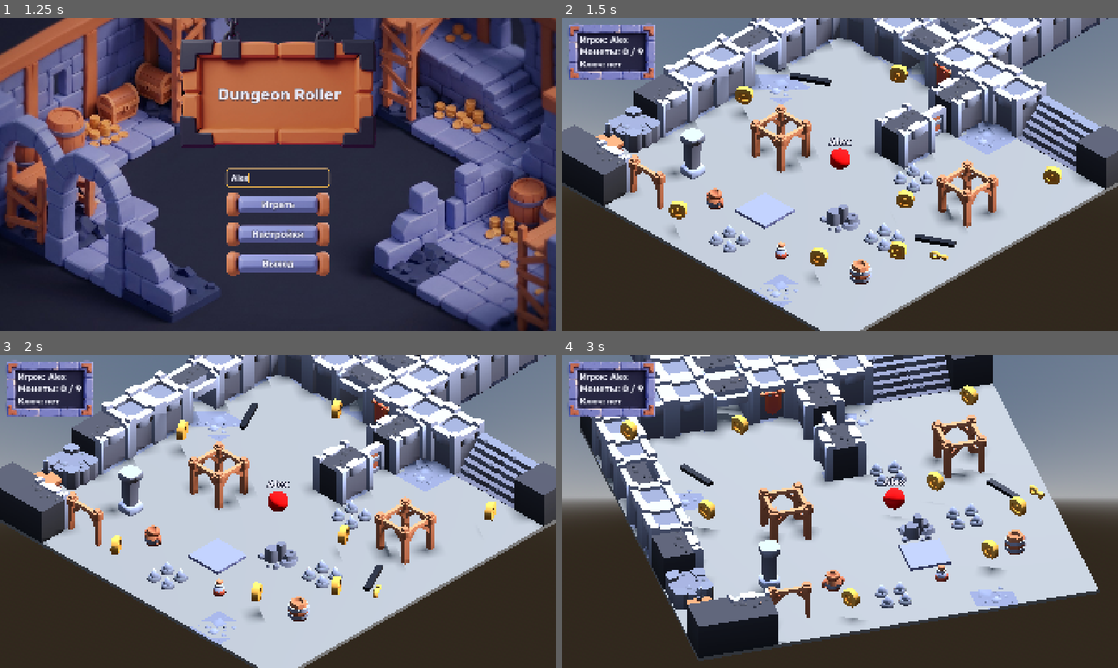
Above: before the commit, frames 1-4 (two rows, left to right).
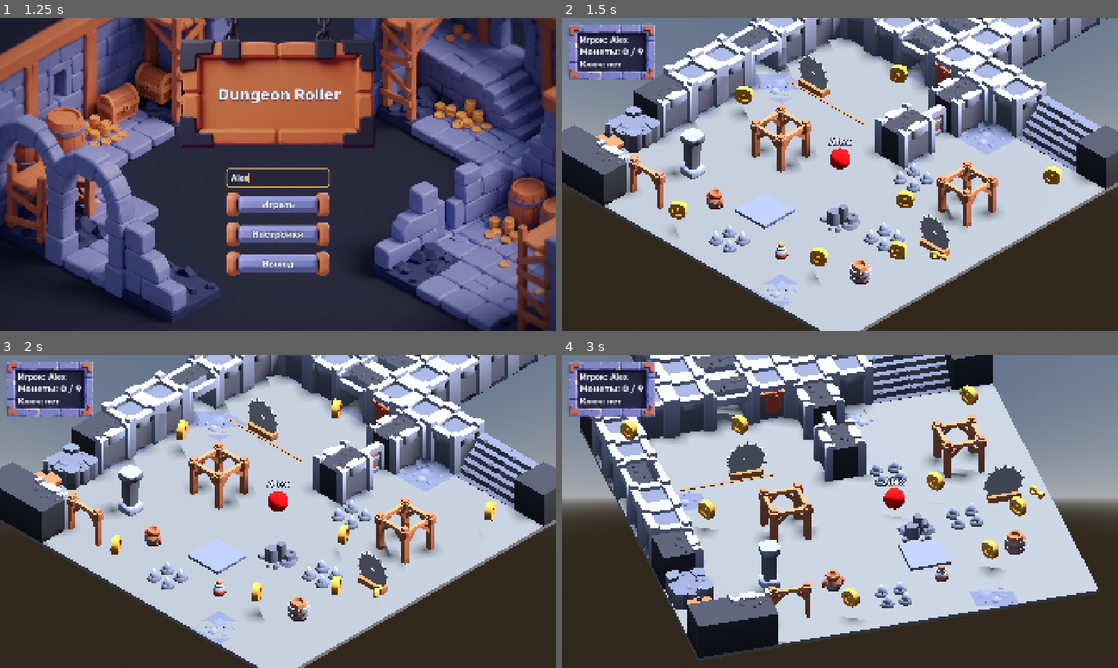
Above: after the commit, the same moments.

Repository: farikgg/godot_assignment
Game: Godot game, scene res://scenes/main_menu.tscn
Same seed, same stepped clock (60 frames per second), same inputs: the game is played once before the commit and once after it.
Inputs (mouse positions are in pixels of both pictures, inside the frame that each line leads up to):
- Up to frame 1 (1.25 s): click (278, 177) at 0.52 s; type "Alex" at 0.6 s
- Up to frame 2 (1.5 s): click "Играть" at 1.25 s
- Up to frame 3 (2 s): no input
- Up to frame 4 (3 s): hold D (move_right) 2.03-2.78 s; hold Left (camera_left) 2.03-2.78 s; tap Space (jump) at 2.27 s; hold S (move_back) from 2.78 s (still down); tap Right (camera_right) at 2.85 s

Frame 1 is identical in both runs. In frame 2, 1.2% of the frame differs, in the area x 37-71%, y 9-76%; in frame 3, 1.1%; in frame 4, 1.5%, in the area x 21-84%, y 27-48%.

Commit message:
Replace blade traps with circular saws
saw_trap.tscn: Node3D -> AnimatableBody3D Body (group "enemy",
sync_to_physics) with a 0.9 m disc on the Z axis, 14 prism teeth, hub and
a terracotta base; CylinderShape3D r 0.9 h 0.2 at y 0.9. spin clip turns
Body/Blade (visual only, the collision is round) 0 -> 360 deg in 1 s.
saw_trap_patrol.tscn adds a rail and a 4 s patrol clip: Body x 0 -> 3 -> 0
and 4 turns of the blade. Saw replaces Blade1, SawPatrol replaces Blade2
on the same transforms; blade_trap.tscn removed.

Co-Authored-By: Claude Opus 5.5 <noreply@anthropic.com>

Diff:
--- a/scenes/map.tscn
+++ b/scenes/map.tscn
@@ -25,7 +25,8 @@
 [ext_resource type="PackedScene" uid="uid://b5o03p63xwhhs" path="res://scenes/props/wood-support.tscn" id="d_wood_support"]
 [ext_resource type="PackedScene" path="res://scenes/props/swing_door.tscn" id="g_door"]
 [ext_resource type="PackedScene" path="res://scenes/props/enemy.tscn" id="g_enemy"]
-[ext_resource type="PackedScene" path="res://scenes/props/blade_trap.tscn" id="j_blade"]
+[ext_resource type="PackedScene" path="res://scenes/props/saw_trap.tscn" id="j_saw"]
+[ext_resource type="PackedScene" path="res://scenes/props/saw_trap_patrol.tscn" id="j_saw_patrol"]
 [ext_resource type="PackedScene" path="res://scenes/props/moving_platform.tscn" id="k_platform"]
 [ext_resource type="PackedScene" path="res://scenes/props/exit.tscn" id="g_exit"]
 [ext_resource type="PackedScene" path="res://scenes/props/key_pickup.tscn" id="l_key"]
@@ -225,10 +226,10 @@
 [node name="Enemy2" parent="Enemies" unique_id=1188465023 instance=ExtResource("g_enemy")]
 transform = Transform3D(1, 0, 0, 0, 1, 0, 0, 0, 1, 5.5, 0.1, 2.5)
 
-[node name="Blade1" parent="Enemies" unique_id=1584203317 instance=ExtResource("j_blade")]
+[node name="Saw" parent="Enemies" unique_id=1584203317 instance=ExtResource("j_saw")]
 transform = Transform3D(1, 0, 0, 0, 1, 0, 0, 0, 1, 7.78, 0.1, 1.33)
 
-[node name="Blade2" parent="Enemies" unique_id=1093368241 instance=ExtResource("j_blade")]
+[node name="SawPatrol" parent="Enemies" unique_id=1093368241 instance=ExtResource("j_saw_patrol")]
 transform = Transform3D(1, 0, 0, 0, 1, 0, 0, 0, 1, -6, 0.1, -4)
 
 [node name="MovingPlatform" parent="." unique_id=1418829764 instance=ExtResource("k_platform")]
--- a/scenes/props/blade_trap.tscn
+++ /dev/null
@@ -1,50 +0,0 @@
-[gd_scene format=3]
-
-[sub_resource type="BoxShape3D" id="BoxShape3D_blade"]
-size = Vector3(2, 0.2, 0.3)
-
-[sub_resource type="StandardMaterial3D" id="StandardMaterial3D_metal"]
-albedo_color = Color(0.24, 0.25, 0.29, 1)
-metallic = 0.85
-roughness = 0.35
-
-[sub_resource type="BoxMesh" id="BoxMesh_blade"]
-material = SubResource("StandardMaterial3D_metal")
-size = Vector3(2, 0.2, 0.3)
-
-[sub_resource type="Animation" id="Animation_spin"]
-resource_name = "spin"
-length = 2.0
-loop_mode = 1
-tracks/0/type = "value"
-tracks/0/imported = false
-tracks/0/enabled = true
-tracks/0/path = NodePath(".:rotation_degrees:y")
-tracks/0/interp = 1
-tracks/0/loop_wrap = true
-tracks/0/keys = {
-"times": PackedFloat32Array(0, 2),
-"transitions": PackedFloat32Array(1, 1),
-"update": 0,
-"values": [0.0, 360.0]
-}
-
-[sub_resource type="AnimationLibrary" id="AnimationLibrary_blade"]
-_data = {
-&"spin": SubResource("Animation_spin")
-}
-
-[node name="BladeTrap" type="AnimatableBody3D" groups=["enemy"]]
-
-[node name="CollisionShape3D" type="CollisionShape3D" parent="."]
-transform = Transform3D(1, 0, 0, 0, 1, 0, 0, 0, 1, 0, 0.5, 0)
-shape = SubResource("BoxShape3D_blade")
-
-[node name="MeshInstance3D" type="MeshInstance3D" parent="."]
-transform = Transform3D(1, 0, 0, 0, 1, 0, 0, 0, 1, 0, 0.5, 0)
-mesh = SubResource("BoxMesh_blade")
-
-[node name="AnimationPlayer" type="AnimationPlayer" parent="."]
-callback_mode_process = 0
-libraries/ = SubResource("AnimationLibrary_blade")
-autoplay = &"spin"
--- /dev/null
+++ b/scenes/props/saw_trap.tscn
@@ -0,0 +1,141 @@
+[gd_scene format=3]
+
+[sub_resource type="CylinderShape3D" id="CylinderShape3D_saw"]
+height = 0.2
+radius = 0.9
+
+[sub_resource type="StandardMaterial3D" id="StandardMaterial3D_metal"]
+albedo_color = Color(0.82, 0.83, 0.88, 1)
+metallic = 0.45
+roughness = 0.35
+
+[sub_resource type="StandardMaterial3D" id="StandardMaterial3D_wood"]
+albedo_color = Color(0.85098, 0.517647, 0.313726, 1)
+roughness = 0.85
+
+[sub_resource type="CylinderMesh" id="CylinderMesh_disc"]
+material = SubResource("StandardMaterial3D_metal")
+top_radius = 0.9
+bottom_radius = 0.9
+height = 0.08
+radial_segments = 48
+
+[sub_resource type="CylinderMesh" id="CylinderMesh_hub"]
+material = SubResource("StandardMaterial3D_metal")
+top_radius = 0.15
+bottom_radius = 0.15
+height = 0.2
+
+[sub_resource type="PrismMesh" id="PrismMesh_tooth"]
+material = SubResource("StandardMaterial3D_metal")
+size = Vector3(0.18, 0.16, 0.08)
+
+[sub_resource type="BoxMesh" id="BoxMesh_base"]
+material = SubResource("StandardMaterial3D_wood")
+size = Vector3(1.6, 0.3, 0.5)
+
+[sub_resource type="Animation" id="Animation_spin"]
+resource_name = "spin"
+length = 1.0
+loop_mode = 1
+tracks/0/type = "value"
+tracks/0/imported = false
+tracks/0/enabled = true
+tracks/0/path = NodePath("Body/Blade:rotation_degrees:z")
+tracks/0/interp = 1
+tracks/0/loop_wrap = true
+tracks/0/keys = {
+"times": PackedFloat32Array(0, 1),
+"transitions": PackedFloat32Array(1, 1),
+"update": 0,
+"values": [0.0, 360.0]
+}
+
+[sub_resource type="AnimationLibrary" id="AnimationLibrary_saw"]
+_data = {
+&"spin": SubResource("Animation_spin")
+}
+
+[node name="SawTrap" type="Node3D"]
+
+[node name="Body" type="AnimatableBody3D" parent="." groups=["enemy"]]
+
+[node name="CollisionShape3D" type="CollisionShape3D" parent="Body"]
+transform = Transform3D(1, 0, 0, 0, 0, -1, 0, 1, 0, 0, 0.9, 0)
+shape = SubResource("CylinderShape3D_saw")
+
+[node name="Base" type="MeshInstance3D" parent="Body"]
+transform = Transform3D(1, 0, 0, 0, 1, 0, 0, 0, 1, 0, 0.15, 0)
+mesh = SubResource("BoxMesh_base")
+
+[node name="Blade" type="Node3D" parent="Body"]
+transform = Transform3D(1, 0, 0, 0, 1, 0, 0, 0, 1, 0, 0.9, 0)
+
+[node name="Disc" type="MeshInstance3D" parent="Body/Blade"]
+transform = Transform3D(1, 0, 0, 0, 0, -1, 0, 1, 0, 0, 0, 0)
+mesh = SubResource("CylinderMesh_disc")
+
+[node name="Hub" type="MeshInstance3D" parent="Body/Blade"]
+transform = Transform3D(1, 0, 0, 0, 0, -1, 0, 1, 0, 0, 0, 0)
+mesh = SubResource("CylinderMesh_hub")
+
+[node name="Tooth0" type="MeshInstance3D" parent="Body/Blade"]
+transform = Transform3D(0, 1, 0, -1, 0, 0, 0, 0, 1, 0.97, 0, 0)
+mesh = SubResource("PrismMesh_tooth")
+
+[node name="Tooth1" type="MeshInstance3D" parent="Body/Blade"]
+transform = Transform3D(0.433884, 0.900969, 0, -0.900969, 0.433884, 0, 0, 0, 1, 0.87394, 0.420867, 0)
+mesh = SubResource("PrismMesh_tooth")
+
+[node name="Tooth2" type="MeshInstance3D" parent="Body/Blade"]
+transform = Transform3D(0.781831, 0.62349, 0, -0.62349, 0.781831, 0, 0, 0, 1, 0.604785, 0.758377, 0)
+mesh = SubResource("PrismMesh_tooth")
+
+[node name="Tooth3" type="MeshInstance3D" parent="Body/Blade"]
+transform = Transform3D(0.974928, 0.222521, 0, -0.222521, 0.974928, 0, 0, 0, 1, 0.215845, 0.94568, 0)
+mesh = SubResource("PrismMesh_tooth")
+
+[node name="Tooth4" type="MeshInstance3D" parent="Body/Blade"]
+transform = Transform3D(0.974928, -0.222521, 0, 0.222521, 0.974928, 0, 0, 0, 1, -0.215845, 0.94568, 0)
+mesh = SubResource("PrismMesh_tooth")
+
+[node name="Tooth5" type="MeshInstance3D" parent="Body/Blade"]
+transform = Transform3D(0.781831, -0.62349, 0, 0.62349, 0.781831, 0, 0, 0, 1, -0.604785, 0.758377, 0)
+mesh = SubResource("PrismMesh_tooth")
+
+[node name="Tooth6" type="MeshInstance3D" parent="Body/Blade"]
+transform = Transform3D(0.433884, -0.900969, 0, 0.900969, 0.433884, 0, 0, 0, 1, -0.87394, 0.420867, 0)
+mesh = SubResource("PrismMesh_tooth")
+
+[node name="Tooth7" type="MeshInstance3D" parent="Body/Blade"]
+transform = Transform3D(0, -1, 0, 1, 0, 0, 0, 0, 1, -0.97, 0, 0)
+mesh = SubResource("PrismMesh_tooth")
+
+[node name="Tooth8" type="MeshInstance3D" parent="Body/Blade"]
+transform = Transform3D(-0.433884, -0.900969, 0, 0.900969, -0.433884, 0, 0, 0, 1, -0.87394, -0.420867, 0)
+mesh = SubResource("PrismMesh_tooth")
+
+[node name="Tooth9" type="MeshInstance3D" parent="Body/Blade"]
+transform = Transform3D(-0.781831, -0.62349, 0, 0.62349, -0.781831, 0, 0, 0, 1, -0.604785, -0.758377, 0)
+mesh = SubResource("PrismMesh_tooth")
+
+[node name="Tooth10" type="MeshInstance3D" parent="Body/Blade"]
+transform = Transform3D(-0.974928, -0.222521, 0, 0.222521, -0.974928, 0, 0, 0, 1, -0.215845, -0.94568, 0)
+mesh = SubResource("PrismMesh_tooth")
+
+[node name="Tooth11" type="MeshInstance3D" parent="Body/Blade"]
+transform = Transform3D(-0.974928, 0.222521, 0, -0.222521, -0.974928, 0, 0, 0, 1, 0.215845, -0.94568, 0)
+mesh = SubResource("PrismMesh_tooth")
+
+[node name="Tooth12" type="MeshInstance3D" parent="Body/Blade"]
+transform = Transform3D(-0.781831, 0.62349, 0, -0.62349, -0.781831, 0, 0, 0, 1, 0.604785, -0.758377, 0)
+mesh = SubResource("PrismMesh_tooth")
+
+[node name="Tooth13" type="MeshInstance3D" parent="Body/Blade"]
+transform = Transform3D(-0.433884, 0.900969, 0, -0.900969, -0.433884, 0, 0, 0, 1, 0.87394, -0.420867, 0)
+mesh = SubResource("PrismMesh_tooth")
+
+[node name="AnimationPlayer" type="AnimationPlayer" parent="."]
+callback_mode_process = 0
+libraries/ = SubResource("AnimationLibrary_saw")
+autoplay = &"spin"
--- /dev/null
+++ b/scenes/props/saw_trap_patrol.tscn
@@ -0,0 +1,161 @@
+[gd_scene format=3]
+
+[sub_resource type="CylinderShape3D" id="CylinderShape3D_saw"]
+height = 0.2
+radius = 0.9
+
+[sub_resource type="StandardMaterial3D" id="StandardMaterial3D_metal"]
+albedo_color = Color(0.82, 0.83, 0.88, 1)
+metallic = 0.45
+roughness = 0.35
+
+[sub_resource type="StandardMaterial3D" id="StandardMaterial3D_wood"]
+albedo_color = Color(0.85098, 0.517647, 0.313726, 1)
+roughness = 0.85
+
+[sub_resource type="CylinderMesh" id="CylinderMesh_disc"]
+material = SubResource("StandardMaterial3D_metal")
+top_radius = 0.9
+bottom_radius = 0.9
+height = 0.08
+radial_segments = 48
+
+[sub_resource type="CylinderMesh" id="CylinderMesh_hub"]
+material = SubResource("StandardMaterial3D_metal")
+top_radius = 0.15
+bottom_radius = 0.15
+height = 0.2
+
+[sub_resource type="PrismMesh" id="PrismMesh_tooth"]
+material = SubResource("StandardMaterial3D_metal")
+size = Vector3(0.18, 0.16, 0.08)
+
+[sub_resource type="BoxMesh" id="BoxMesh_base"]
+material = SubResource("StandardMaterial3D_wood")
+size = Vector3(1.6, 0.3, 0.5)
+
+[sub_resource type="BoxMesh" id="BoxMesh_rail"]
+material = SubResource("StandardMaterial3D_wood")
+size = Vector3(5, 0.04, 0.1)
+
+[sub_resource type="Animation" id="Animation_patrol"]
+resource_name = "patrol"
+length = 4.0
+loop_mode = 1
+tracks/0/type = "value"
+tracks/0/imported = false
+tracks/0/enabled = true
+tracks/0/path = NodePath("Body:position:x")
+tracks/0/interp = 1
+tracks/0/loop_wrap = true
+tracks/0/keys = {
+"times": PackedFloat32Array(0, 2, 4),
+"transitions": PackedFloat32Array(1, 1, 1),
+"update": 0,
+"values": [0.0, 3.0, 0.0]
+}
+tracks/1/type = "value"
+tracks/1/imported = false
+tracks/1/enabled = true
+tracks/1/path = NodePath("Body/Blade:rotation_degrees:z")
+tracks/1/interp = 1
+tracks/1/loop_wrap = true
+tracks/1/keys = {
+"times": PackedFloat32Array(0, 4),
+"transitions": PackedFloat32Array(1, 1),
+"update": 0,
+"values": [0.0, 1440.0]
+}
+
+[sub_resource type="AnimationLibrary" id="AnimationLibrary_saw"]
+_data = {
+&"patrol": SubResource("Animation_patrol")
+}
+
+[node name="SawTrapPatrol" type="Node3D"]
+
+[node name="Body" type="AnimatableBody3D" parent="." groups=["enemy"]]
+
+[node name="CollisionShape3D" type="CollisionShape3D" parent="Body"]
+transform = Transform3D(1, 0, 0, 0, 0, -1, 0, 1, 0, 0, 0.9, 0)
+shape = SubResource("CylinderShape3D_saw")
+
+[node name="Base" type="MeshInstance3D" parent="Body"]
+transform = Transform3D(1, 0, 0, 0, 1, 0, 0, 0, 1, 0, 0.15, 0)
+mesh = SubResource("BoxMesh_base")
+
+[node name="Blade" type="Node3D" parent="Body"]
+transform = Transform3D(1, 0, 0, 0, 1, 0, 0, 0, 1, 0, 0.9, 0)
+
+[node name="Disc" type="MeshInstance3D" parent="Body/Blade"]
+transform = Transform3D(1, 0, 0, 0, 0, -1, 0, 1, 0, 0, 0, 0)
+mesh = SubResource("CylinderMesh_disc")
+
+[node name="Hub" type="MeshInstance3D" parent="Body/Blade"]
+transform = Transform3D(1, 0, 0, 0, 0, -1, 0, 1, 0, 0, 0, 0)
+mesh = SubResource("CylinderMesh_hub")
+
+[node name="Tooth0" type="MeshInstance3D" parent="Body/Blade"]
+transform = Transform3D(0, 1, 0, -1, 0, 0, 0, 0, 1, 0.97, 0, 0)
+mesh = SubResource("PrismMesh_tooth")
+
+[node name="Tooth1" type="MeshInstance3D" parent="Body/Blade"]
+transform = Transform3D(0.433884, 0.900969, 0, -0.900969, 0.433884, 0, 0, 0, 1, 0.87394, 0.420867, 0)
+mesh = SubResource("PrismMesh_tooth")
+
+[node name="Tooth2" type="MeshInstance3D" parent="Body/Blade"]
+transform = Transform3D(0.781831, 0.62349, 0, -0.62349, 0.781831, 0, 0, 0, 1, 0.604785, 0.758377, 0)
+mesh = SubResource("PrismMesh_tooth")
+
+[node name="Tooth3" type="MeshInstance3D" parent="Body/Blade"]
+transform = Transform3D(0.974928, 0.222521, 0, -0.222521, 0.974928, 0, 0, 0, 1, 0.215845, 0.94568, 0)
+mesh = SubResource("PrismMesh_tooth")
+
+[node name="Tooth4" type="MeshInstance3D" parent="Body/Blade"]
+transform = Transform3D(0.974928, -0.222521, 0, 0.222521, 0.974928, 0, 0, 0, 1, -0.215845, 0.94568, 0)
+mesh = SubResource("PrismMesh_tooth")
+
+[node name="Tooth5" type="MeshInstance3D" parent="Body/Blade"]
+transform = Transform3D(0.781831, -0.62349, 0, 0.62349, 0.781831, 0, 0, 0, 1, -0.604785, 0.758377, 0)
+mesh = SubResource("PrismMesh_tooth")
+
+[node name="Tooth6" type="MeshInstance3D" parent="Body/Blade"]
+transform = Transform3D(0.433884, -0.900969, 0, 0.900969, 0.433884, 0, 0, 0, 1, -0.87394, 0.420867, 0)
+mesh = SubResource("PrismMesh_tooth")
+
+[node name="Tooth7" type="MeshInstance3D" parent="Body/Blade"]
+transform = Transform3D(0, -1, 0, 1, 0, 0, 0, 0, 1, -0.97, 0, 0)
+mesh = SubResource("PrismMesh_tooth")
+
+[node name="Tooth8" type="MeshInstance3D" parent="Body/Blade"]
+transform = Transform3D(-0.433884, -0.900969, 0, 0.900969, -0.433884, 0, 0, 0, 1, -0.87394, -0.420867, 0)
+mesh = SubResource("PrismMesh_tooth")
+
+[node name="Tooth9" type="MeshInstance3D" parent="Body/Blade"]
+transform = Transform3D(-0.781831, -0.62349, 0, 0.62349, -0.781831, 0, 0, 0, 1, -0.604785, -0.758377, 0)
+mesh = SubResource("PrismMesh_tooth")
+
+[node name="Tooth10" type="MeshInstance3D" parent="Body/Blade"]
+transform = Transform3D(-0.974928, -0.222521, 0, 0.222521, -0.974928, 0, 0, 0, 1, -0.215845, -0.94568, 0)
+mesh = SubResource("PrismMesh_tooth")
+
+[node name="Tooth11" type="MeshInstance3D" parent="Body/Blade"]
+transform = Transform3D(-0.974928, 0.222521, 0, -0.222521, -0.974928, 0, 0, 0, 1, 0.215845, -0.94568, 0)
+mesh = SubResource("PrismMesh_tooth")
+
+[node name="Tooth12" type="MeshInstance3D" parent="Body/Blade"]
+transform = Transform3D(-0.781831, 0.62349, 0, -0.62349, -0.781831, 0, 0, 0, 1, 0.604785, -0.758377, 0)
+mesh = SubResource("PrismMesh_tooth")
+
+[node name="Tooth13" type="MeshInstance3D" parent="Body/Blade"]
+transform = Transform3D(-0.433884, 0.900969, 0, -0.900969, -0.433884, 0, 0, 0, 1, 0.87394, -0.420867, 0)
+mesh = SubResource("PrismMesh_tooth")
+
+[node name="Rail" type="MeshInstance3D" parent="."]
+transform = Transform3D(1, 0, 0, 0, 1, 0, 0, 0, 1, 1.5, 0.02, 0.35)
+mesh = SubResource("BoxMesh_rail")
+
+[node name="AnimationPlayer" type="AnimationPlayer" parent="."]
+callback_mode_process = 0
+libraries/ = SubResource("AnimationLibrary_saw")
+autoplay = &"patrol"
